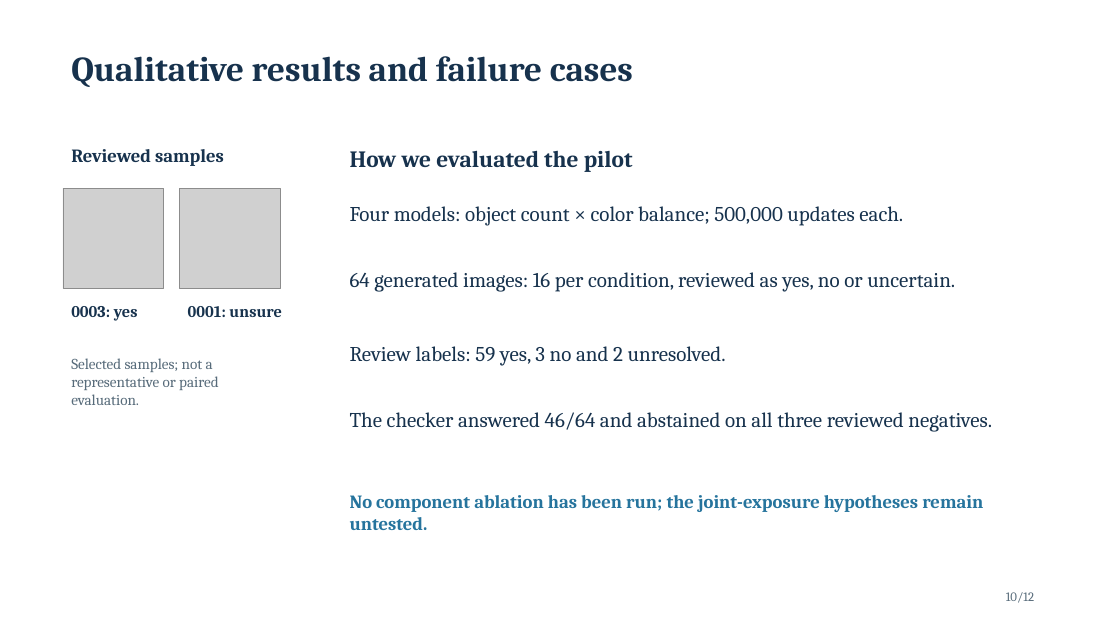
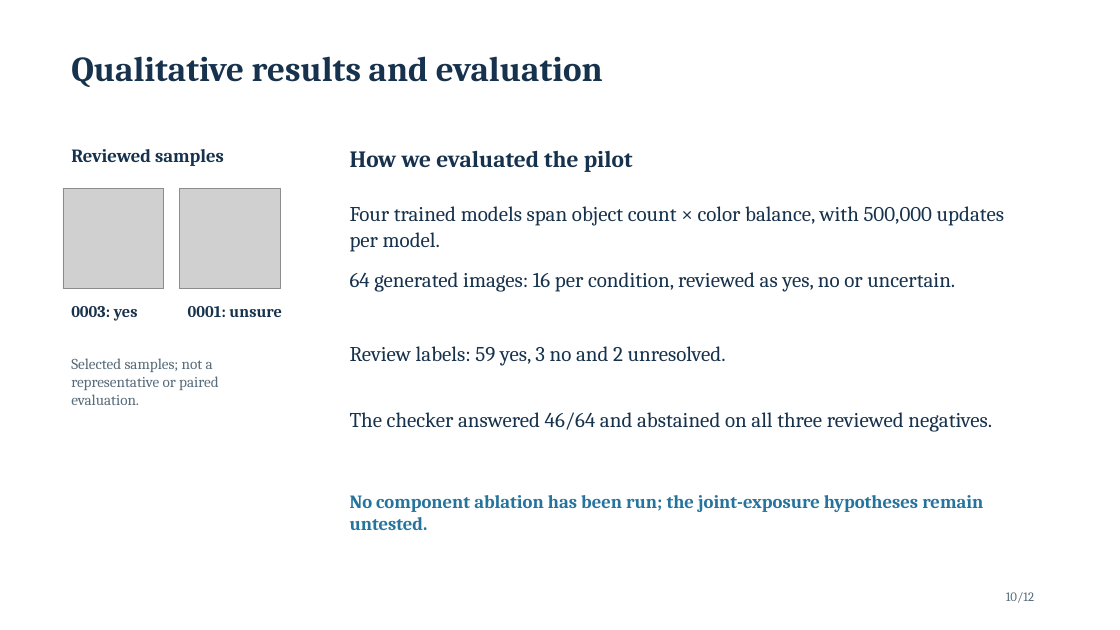
Before and after one commit to Space-Dev0/muadib, a slide deck: slide 10 of presentation/powerpoint/submission-final.pptx. Drawn at 1120x630 pixels with LibreOffice and Linux fonts; fonts in the diff are those of the drawing; grey boxes stand for pictures. Boxes give left, top, right and bottom in pixels: in the first picture for what was removed or moved away, otherwise in the second. Text is boxed around its words. In the diff, an @@ line names an element or a change of style, - is before the commit and + after.

Commit message:
docs(presentation): expand slide explanations
Add detail across the twelve slides and explain how SSH forwarding can operate over a private VPN such as Tailscale. Describe the existing job coordinator accurately and retain context needed to interpret the pilot results.

```diff
--- a/presentation/powerpoint/submission-final.pptx
+++ b/presentation/powerpoint/submission-final.pptx
@@ text at (71,56,603,87): text changed @@
-Qualitative results and failure cases
+Qualitative results and evaluation
@@ text at (350,206,1004,252): text changed @@
-Four models: object count × color balance; 500,000 updates each.
+Four trained models span object count × color balance, with 500,000 updates per model.
```
Also in this commit, not shown: 11 other slides changed, 1 other file.
